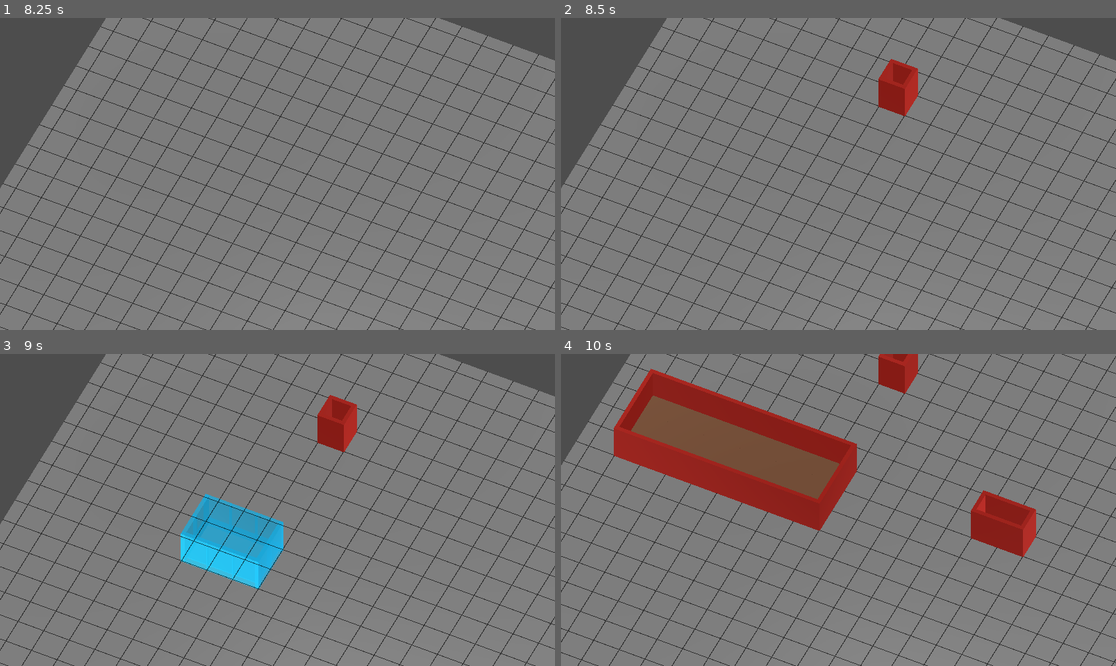
Above: before the commit, frames 1-4 (two rows, left to right).
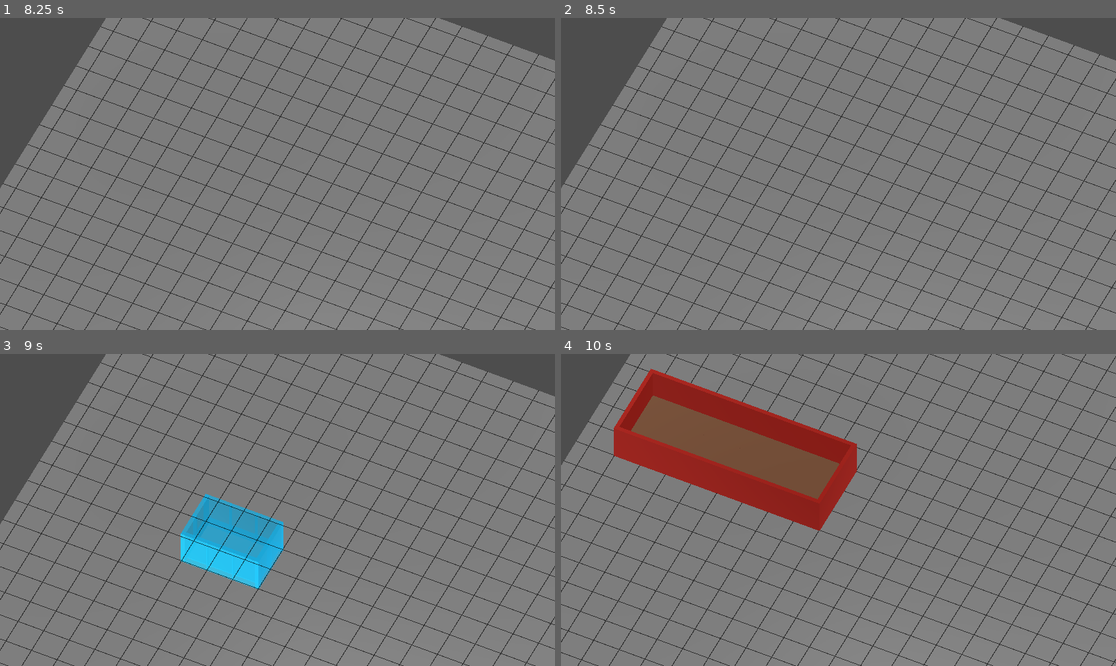
Above: after the commit, the same moments.

Repository: Jackrabbitor/adventure-guild-game
Game: Godot game, scene res://Scenes/main.tscn
Two runs of this game, one before a commit and one after it. Both use one fixed random seed, a clock stepped at 60 frames per second and the inputs below.
Inputs (mouse positions are in pixels of both pictures, inside the frame that each line leads up to):
- Up to frame 1 (8.25 s): tap Enter at 0.5, 2, 3.5 s; move the mouse to (399, 158) at 0.52 s; click (399, 158) at 0.6 s; tap Space at 1.25, 2.75, 4.25 s; drag from (166, 189) to (249, 236) at 1.27 s; move the mouse to (333, 105) at 2.02 s; hold W (camera_forward) 2.03-2.75 s; click (333, 105) at 2.3 s; drag from (249, 236) to (111, 127) at 2.77 s; move the mouse to (444, 220) at 3.52 s; hold D (camera_right) 3.53-4.25 s; click (444, 220) at 3.8 s; drag from (111, 127) to (194, 96) at 4.27 s; move the mouse to (305, 174) at 5.02 s; hold E (camera_rotate_right) 5.03-5.75 s; click (305, 174) at 5.3 s; drag from (194, 96) to (166, 189) at 5.77 s; move the mouse to (399, 158) at 6.52 s; tap Mouse wheel down (camera_zoom_out) at 6.6 s; click (399, 158) at 6.8 s; drag from (166, 189) to (249, 236) at 7.27 s; move the mouse to (333, 105) at 8.02 s; tap B (toggle_build_mode) at 8.1 s
- Up to frame 2 (8.5 s): click (894, 105) at 8.3 s
- Up to frame 3 (9 s): drag from (249, 572) to (111, 463) at 8.77 s
- Up to frame 4 (10 s): move the mouse to (1005, 556) at 9.52 s; hold S (camera_backward) from 9.53 s (still down); click (1005, 556) at 9.8 s

Frame 1 is identical in both runs. In frame 2, 1.0% of the frame differs, in the area x 57-65%, y 13-32%; in frame 3, 1.0%; in frame 4, 2.5%, in the area x 57-86%, y 0-66%.

Commit message:
Add valid room placement checks
Rooms now validate minimum size and floor overlap. The preview turns invalid when placement is blocked, and invalid rooms no longer build on release.

Diff:
--- a/Scenes/Preview Materials/PreviewCorner.tscn
+++ b/Scenes/Preview Materials/PreviewCorner.tscn
@@ -7,7 +7,7 @@
 
 [node name="PreviewCorner" type="Node3D" unique_id=1186108445]
 
-[node name="MeshInstance3D" type="MeshInstance3D" parent="." unique_id=959556624]
+[node name="Mesh" type="MeshInstance3D" parent="." unique_id=959556624]
 transform = Transform3D(1, 0, 0, 0, 1, 0, 0, 0, 1, 0, 1, 0)
 mesh = SubResource("BoxMesh_fva7l")
 surface_material_override/0 = ExtResource("1_pliws")
--- a/Scenes/Preview Materials/PreviewFloor.tscn
+++ b/Scenes/Preview Materials/PreviewFloor.tscn
@@ -7,7 +7,7 @@
 
 [node name="PreviewFloor" type="Node3D" unique_id=1602035337]
 
-[node name="MeshInstance3D" type="MeshInstance3D" parent="." unique_id=1140137652]
+[node name="Mesh" type="MeshInstance3D" parent="." unique_id=1140137652]
 transform = Transform3D(1, 0, 0, 0, 1, 0, 0, 0, 1, 0, 0.6, 0)
 mesh = SubResource("BoxMesh_lcwff")
 surface_material_override/0 = ExtResource("1_14r5k")
--- a/Scenes/Preview Materials/PreviewWall.tscn
+++ b/Scenes/Preview Materials/PreviewWall.tscn
@@ -7,7 +7,7 @@
 
 [node name="PreviewWall" type="Node3D" unique_id=841257056]
 
-[node name="MeshInstance3D" type="MeshInstance3D" parent="." unique_id=608231132]
+[node name="Mesh" type="MeshInstance3D" parent="." unique_id=608231132]
 transform = Transform3D(0.15, 0, 0, 0, 1, 0, 0, 0, 1, 0, 1, 0)
 mesh = SubResource("BoxMesh_rurpg")
 surface_material_override/0 = ExtResource("1_1nttx")
--- a/Scenes/main.tscn
+++ b/Scenes/main.tscn
@@ -11,7 +11,9 @@
 [ext_resource type="PackedScene" uid="uid://uh143xhysi20" path="res://Scenes/Preview Materials/PreviewWall.tscn" id="9_d1ilt"]
 [ext_resource type="PackedScene" uid="uid://d0yi7yitht7n1" path="res://Scenes/Preview Materials/PreviewCorner.tscn" id="10_6iyac"]
 [ext_resource type="Script" uid="uid://bpi4h2fxbku6m" path="res://scripts/build_mode_manager.gd" id="11_d1ilt"]
+[ext_resource type="Material" uid="uid://el0r41psfbu2" path="res://materials/preview_hologram_material.tres" id="11_jkdf5"]
 [ext_resource type="Shader" uid="uid://d11scrq0jedmx" path="res://materials/build_grid.gdshader" id="12_6iyac"]
+[ext_resource type="Material" uid="uid://crrbvxintyby6" path="res://materials/wall_material.tres" id="12_wsu2k"]
 
 [sub_resource type="PlaneMesh" id="PlaneMesh_7u77a"]
 size = Vector2(50, 50)
@@ -72,6 +74,8 @@
 preview_floor_scene = ExtResource("8_hptm8")
 preview_wall_scene = ExtResource("9_d1ilt")
 preview_corner_scene = ExtResource("10_6iyac")
+valid_preview_material = ExtResource("11_jkdf5")
+invalid_preview_material = ExtResource("12_wsu2k")
 grid_manager = NodePath("../GridManager")
 
 [node name="BuildModeManger" type="Node" parent="." unique_id=272466879 node_paths=PackedStringArray("build_grid_visual")]
--- a/scripts/build_preview_manager.gd
+++ b/scripts/build_preview_manager.gd
@@ -7,6 +7,8 @@
 @export var preview_floor_scene: PackedScene
 @export var preview_wall_scene: PackedScene
 @export var preview_corner_scene: PackedScene
+@export var valid_preview_material: Material
+@export var invalid_preview_material: Material
 
 # GridManager used for all placement math
 @export var grid_manager: GridManager
@@ -22,9 +24,28 @@
 
 	preview_nodes.clear()
 
+func get_preview_material(is_valid: bool) -> Material:
+	if is_valid:
+		return valid_preview_material
+
+	return invalid_preview_material
+
+func apply_preview_material(preview_node: Node3D, material: Material) -> void:
+	if material == null:
+		return
+
+	var mesh_node = preview_node.get_node_or_null("Mesh")
+
+	if mesh_node == null:
+		print("Preview node has no Mesh child: ", preview_node.name)
+		return
+
+	if mesh_node is MeshInstance3D:
+		mesh_node.material_override = material
+
 
 # Spawns temporary preview floor at a grid cell.
-func spawn_preview_floor(grid_position: Vector2i) -> void:
+func spawn_preview_floor(grid_position: Vector2i, is_valid: bool) -> void:
 	if preview_floor_scene == null:
 		return
 
@@ -32,14 +53,15 @@
 		return
 
 	var preview_floor: Node3D = preview_floor_scene.instantiate()
+	apply_preview_material(preview_floor, get_preview_material(is_valid))
 	preview_floor.position = grid_manager.grid_to_world(grid_position)
 
 	add_child(preview_floor)
 	preview_nodes.append(preview_floor)
 
 
-# Spawns temporary preview wall at a grud cell
-func spawn_preview_wall(grid_position: Vector2i, direction: GridManager.WallDirection) -> void:
+# Spawns temporary preview wall at a cell
+func spawn_preview_wall(grid_position: Vector2i, direction: GridManager.WallDirection, is_valid: bool) -> void:
 	if preview_wall_scene == null:
 		return
 
@@ -47,6 +69,7 @@
 		return
 
 	var preview_wall: Node3D = preview_wall_scene.instantiate()
+	apply_preview_material(preview_wall, get_preview_material(is_valid))
 	preview_wall.position = grid_manager.get_wall_world_position(grid_position, direction)
 	preview_wall.rotation_degrees.y = grid_manager.get_wall_y_rotation(direction)
 
@@ -74,7 +97,7 @@
 
 # Redraws the full room preview from drag start to the current mouse cell.
 # It uses GridManager's room layout.
-func show_room_preview(start: Vector2i, end: Vector2i) -> void:
+func show_room_preview(start: Vector2i, end: Vector2i, is_valid: bool) -> void:
 	if grid_manager == null:
 		return
 
@@ -83,10 +106,10 @@
 	var layout: Dictionary = grid_manager.get_room_layout(start, end)
 
 	for floor_position in layout["floors"]:
-		spawn_preview_floor(floor_position)
+		spawn_preview_floor(floor_position, is_valid)
 
 	for wall_data in layout["walls"]:
-		spawn_preview_wall(wall_data["cell"], wall_data["direction"])
+		spawn_preview_wall(wall_data["cell"], wall_data["direction"], is_valid)
 
 	# Indoor room preview does not currently show visible corner posts.
 	# Corner layout logic stays in GridManager for future outdoor/structure tools.
--- a/scripts/grid_manager.gd
+++ b/scripts/grid_manager.gd
@@ -216,7 +216,17 @@
 
 	return corners
 
-
+#Calcs the room size and store it in a vector for later
+func get_room_size(start: Vector2i, end: Vector2i) -> Vector2i:
+	var min_x: int = mini(start.x, end.x)
+	var max_x: int = maxi(start.x, end.x)
+	var min_z: int = mini(start.y, end.y)
+	var max_z: int = maxi(start.y, end.y)
+
+	var room_width: int = max_x - min_x + 1
+	var room_height: int = max_z - min_z + 1
+
+	return Vector2i(room_width, room_height)
 # Builds the shared room layout.
 # This returns the floor cells, wall edges, and possible corner positions.
 # Used by preview too
@@ -266,3 +276,15 @@
 		"walls": walls,
 		"corners": corners
 	}
+#This checks if a room is valid size (greater then 2 squares) and has no room already
+func can_build_room(start: Vector2i, end: Vector2i) -> bool:
+	var room_size: Vector2i = get_room_size(start, end)
+	if room_size.x < 2:
+		return false
+	if room_size.y < 2:
+		return false
+	var room_layout: Dictionary = get_room_layout(start, end)
+	for floor_pos in room_layout["floors"]:
+		if floor_nodes.has(floor_pos):
+			return false
+	return true
--- a/scripts/room_build_tool.gd
+++ b/scripts/room_build_tool.gd
@@ -37,8 +37,9 @@
 	if is_dragging:
 		var grid_position = get_mouse_grid_position()
 
-		if grid_position != null and build_preview_manager != null:
-			build_preview_manager.show_room_preview(drag_start, grid_position)
+		if grid_position != null and build_preview_manager != null and grid_manager != null:
+			var is_valid: bool = grid_manager.can_build_room(drag_start, grid_position)
+			build_preview_manager.show_room_preview(drag_start, grid_position, is_valid)
 
 	# When the mouse is released, clear the preview and build the real room.
 	if Input.is_action_just_released("left_click") and is_dragging:
@@ -48,10 +49,15 @@
 			drag_end = grid_position
 			print("Ended drag at: ", drag_end)
 
-			if build_preview_manager != null:
-				build_preview_manager.clear_preview()
+		if build_preview_manager != null:
+			build_preview_manager.clear_preview()
 
-			build_room(drag_start, drag_end)
+		if not grid_manager.can_build_room(drag_start, drag_end):
+			print("Invalid room placement")
+			is_dragging = false
+			return
+
+		build_room(drag_start, drag_end)
 
 		is_dragging = false
 
